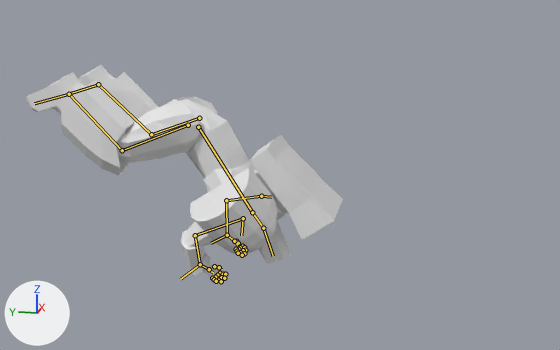
One commit to the Blender file 3DModel_Warhammer/Building/astartes/new/astartes.blend: the scene before it, then after it.
Before and after are seen from a 50 mm camera at (-5.92, -4.88, 2.25) aimed at (0.01, -3.69, 0.77). Every picture has the same lights, and +X, +Y and +Z are marked at lower left. Both versions are drawn at frame 15 of the action 'Jump_End'; the numbers are the values there. The bones that bend it are drawn over the model as lines.

Objects in the first picture: 'astartes'.
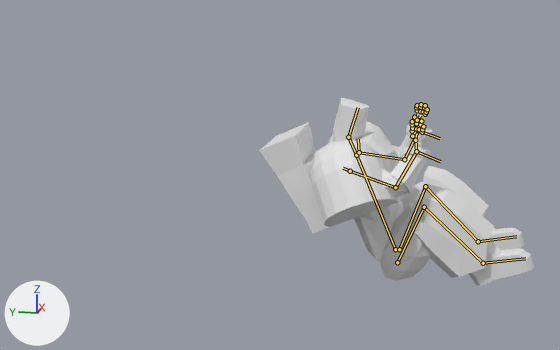
The change in detail:
Bone 'Body' (bone_body) moves from (0.0, -0.303, 4.208) to (0.0, -1.518, 6.336).
Bone 'Body' (bone_body) turns from (147, 0, 0) to (-24, 0, 0) degrees about its own x, y and z.
Bone 'Head' (bone_head) turns from (14, -1, 0) to (40, -3, 1) degrees about its own x, y and z.
Bone 'IK.L' (bone_ik_l) moves from (0.0, -2.173, 2.635) to (0.0, -6.703, 2.735).
Bone 'IK.L' (bone_ik_l) turns from (155, 0, 0) to (-19, 0, 0) degrees about its own x, y and z.
Bone 'Knee.L' (bone_knee_l) moves from (0.0, 0.119, 1.944) to (0.0, 0.184, 6.257).
Bone 'Knee.L' (bone_knee_l) turns from (111, 0, 0) to (-73, 0, 0) degrees about its own x, y and z.
Bone 'IKH.L' (bone_ikh_l) moves from (-0.643, -4.764, -0.551) to (-0.725, -6.41, 1.339).
Bone 'IKH.L' (bone_ikh_l) turns from (-53, 24, -50) to (-173, -52, 5) degrees about its own x, y and z.
Bone 'IK.R' (bone_ik_r) moves from (0.0, -2.167, 2.619) to (0.0, -6.71, 2.752).
Bone 'IK.R' (bone_ik_r) turns from (156, 0, 0) to (-20, 0, 0) degrees about its own x, y and z.
Bone 'Knee.R' (bone_knee_r) moves from (0.0, 0.119, 1.944) to (0.0, 0.184, 6.257).
Bone 'Knee.R' (bone_knee_r) turns from (111, 0, 0) to (-73, 0, 0) degrees about its own x, y and z.
Bone 'IKH.R' (bone_ikh_r) moves from (0.618, -4.748, -0.539) to (0.658, -6.422, 1.339).
Bone 'IKH.R' (bone_ikh_r) turns from (-52, -13, 50) to (180, 45, -18) degrees about its own x, y and z.

Changed parts and their boxes (x1, y1, x2, y2) in the pictures (560 x 350 px):
'astartes', posed (13% narrower, 14% shorter): before (26, 65, 343, 283); after (259, 98, 534, 286)
bone 'Body', root to tip: before (198, 127) to (252, 212); after (395, 249) to (356, 155)
bone 'Head', root to tip: before (263, 228) to (273, 256); after (348, 137) to (358, 107)
bone 'IKH.L', root to tip: before (227, 235) to (211, 243); after (418, 130) to (440, 138)
bone 'IKH.R', root to tip: before (200, 264) to (180, 279); after (416, 151) to (440, 161)
